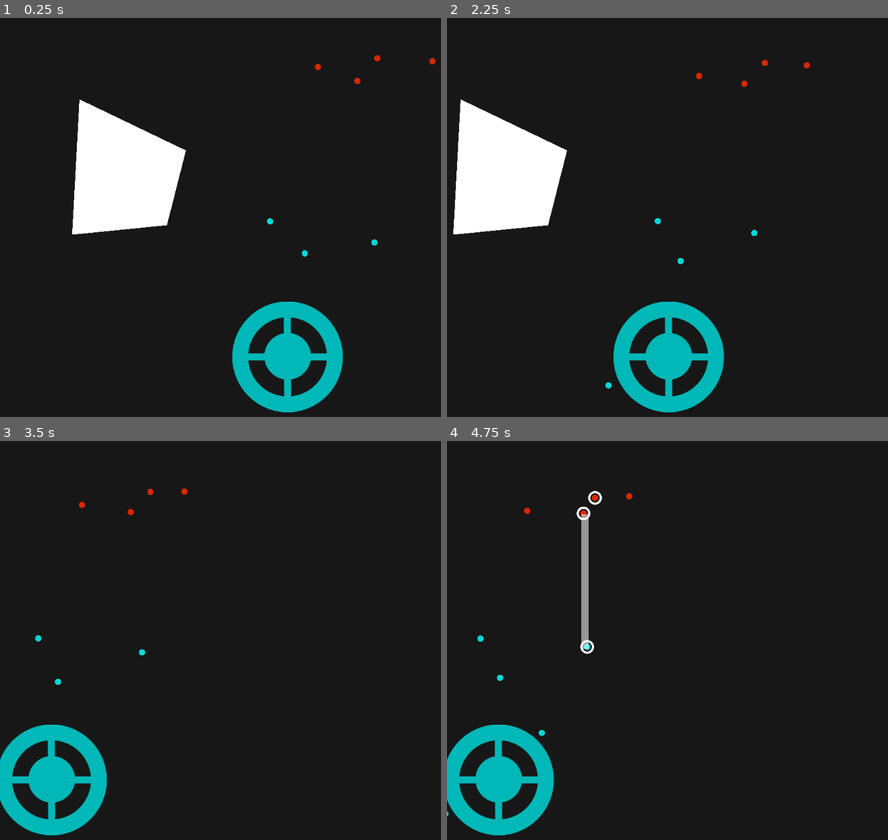
Above: before the commit, frames 1-4 (two rows, left to right).
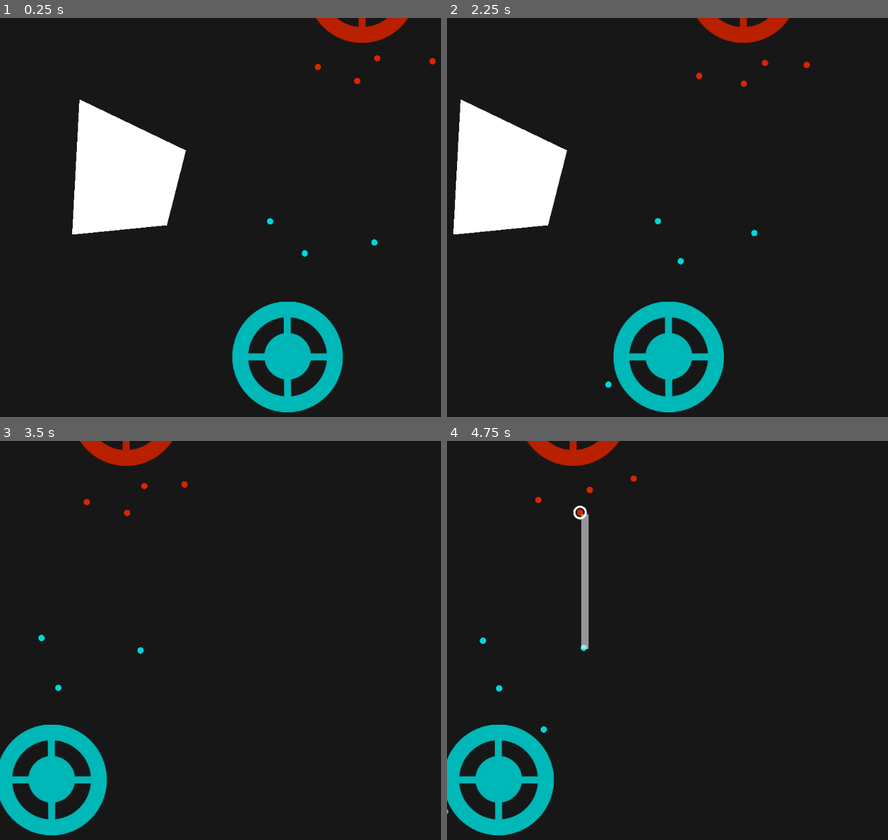
Above: after the commit, the same moments.

Repository: voithos/driftworld
Game: Godot game, scene res://scenes/level1.tscn
The game is run twice, just before and just after one commit, with the same random seed, the same clock (stepped at 60 frames per second) and the same inputs.
Inputs (mouse positions are in pixels of both pictures, inside the frame that each line leads up to):
- Up to frame 1 (0.25 s): no input
- Up to frame 2 (2.25 s): tap Enter at 0.5 s; drag from (716, 221) to (764, 69) at 0.52 s; drag from (751, 257) to (764, 69) at 1.27 s; move the mouse to (817, 233) at 2.02 s; hold Right (ui_right) from 2.03 s (still down); click (817, 233) at 2.17 s
- Up to frame 3 (3.5 s): release Right (ui_right) at 2.75 s; drag from (88, 500) to (66, 684) at 2.77 s
- Up to frame 4 (4.75 s): drag from (596, 492) to (588, 652) at 3.52 s; drag from (579, 512) to (588, 648) at 4.27 s

The runs differ from the first frame. In frame 1, 0.8% of the frame differs, in the area x 71-93%, y 0-7%; in frame 2, 0.8%; in frame 3, 1.0%; in frame 4, 1.3%, in the area x 0-44%, y 0-95%.

Commit message:
Add ability to attack bases.

Diff:
--- a/scenes/base.gd
+++ b/scenes/base.gd
@@ -3,6 +3,9 @@
 const colors = preload("res://scripts/colors.gd")
 
 export (colors.TYPE) var unit_type = colors.TYPE.NEUTRAL
+
+export (int) var starting_hp = 100
+var hp = starting_hp
 
 export (float) var SPAWN_SECS = 2.0
 export (float) var SPAWN_RING_WIDTH = 75.0
@@ -37,3 +40,12 @@
 	var direction = Vector2(cos(angle), sin(angle))
 	var ring_offset = randf() * SPAWN_RING_WIDTH
 	return global_position + direction * (spawn_radius + ring_offset)
+
+
+func take_damage(damage):
+	hp -= damage
+	if hp <= 0:
+		die()
+
+func die():
+	queue_free()
--- a/scenes/base.tscn
+++ b/scenes/base.tscn
@@ -7,6 +7,7 @@
 radius = 110.0
 
 [node name="base" type="StaticBody2D"]
+collision_layer = 3
 script = ExtResource( 2 )
 
 [node name="sprite" type="Sprite" parent="."]
--- a/scenes/level1.tscn
+++ b/scenes/level1.tscn
@@ -47,3 +47,7 @@
 [node name="base" parent="level" instance=ExtResource( 3 )]
 position = Vector2( 34.1565, 259.526 )
 unit_type = 0
+
+[node name="base2" parent="level" instance=ExtResource( 3 )]
+position = Vector2( 175.578, -441.924 )
+unit_type = 1
Not shown, changed: TODO.md
